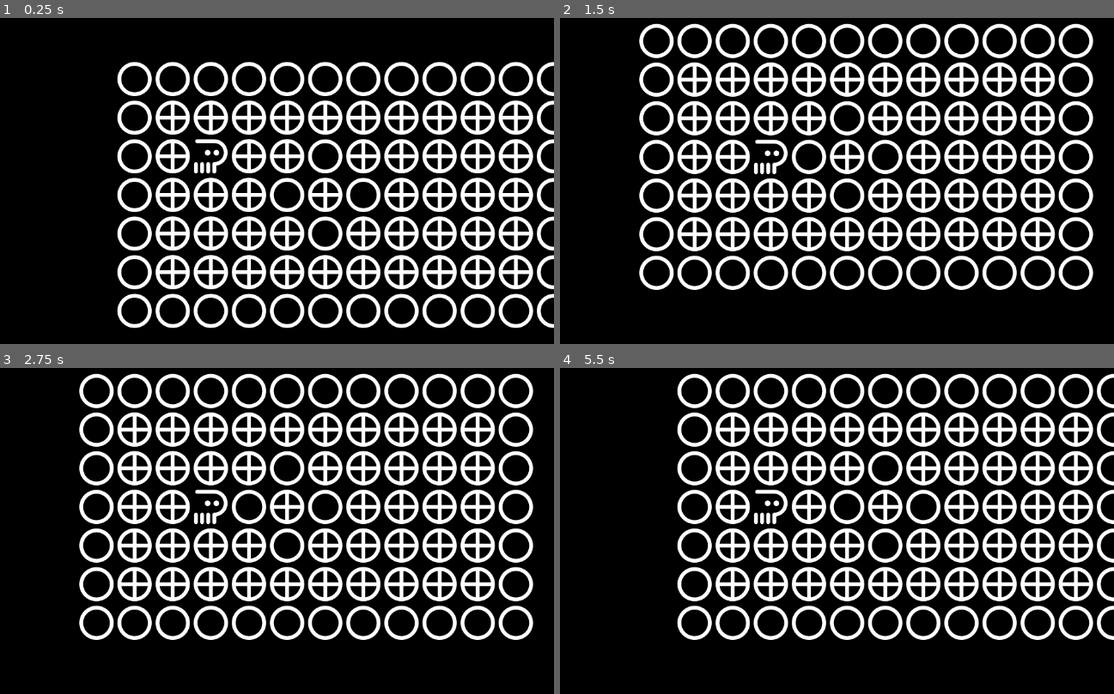
Above: before the commit, frames 1-4 (two rows, left to right).
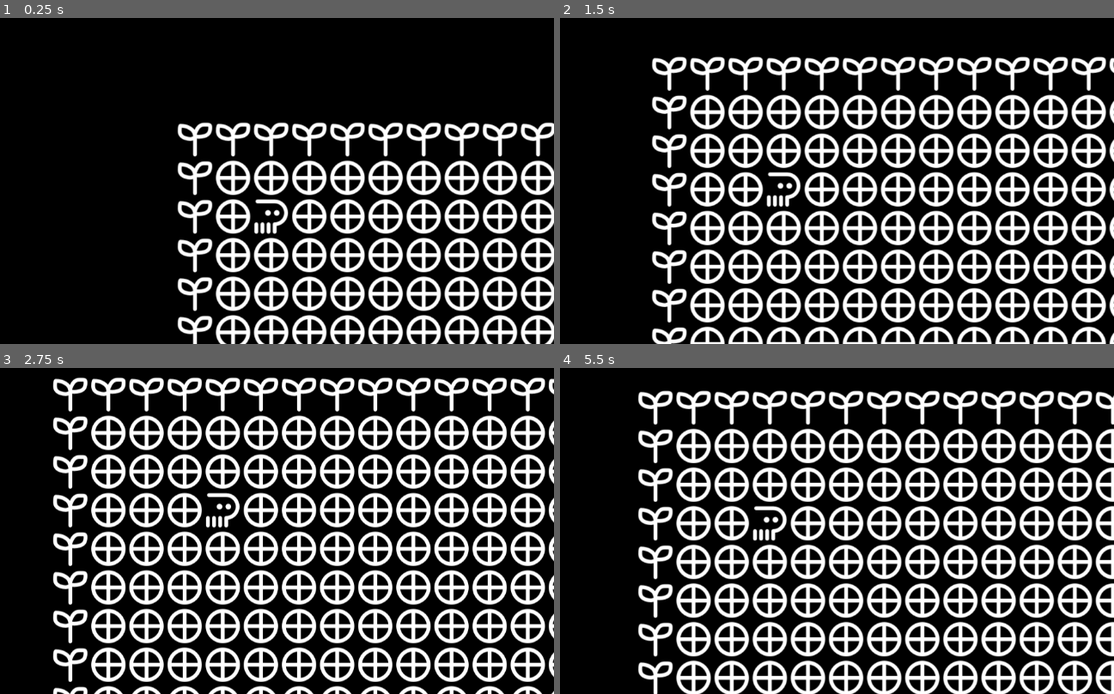
Above: after the commit, the same moments.

Repository: samgcode/text-based-jam-2026
Game: Godot game, scene res://game.tscn
Same seed, same stepped clock (60 frames per second), same inputs: the game is played once before the commit and once after it.
Inputs:
- Up to frame 1 (0.25 s): no input
- Up to frame 2 (1.5 s): hold Right (right) 0.53-1.28 s; hold Down (down) from 1.28 s (still down)
- Up to frame 3 (2.75 s): release Down (down) at 2.03 s; hold Right (right) from 2.03 s (still down)
- Up to frame 4 (5.5 s): release Right (right) at 2.78 s; hold Up (up) 2.78-3.53 s; hold Left (left) 3.53-5.03 s; hold Down (down) from 5.03 s (still down)

The runs differ from the first frame. In frame 1, 35% of the frame differs, in the area x 21-100%, y 13-100%; in frame 2, 45%; in frame 3, 46%; in frame 4, 46%, in the area x 14-100%, y 1-100%.

Commit message:
map parser
+ add map file parser
# read map from file

Diff:
--- a/game.gd
+++ b/game.gd
@@ -1,34 +1,37 @@
 extends Node2D
+
+@export
+var camera_smoothing: float = 0.03
 
 const UP = "up"
 const DOWN = "down"
 const LEFT = "left"
 const RIGHT = "right"
 
-const GROUND = "ma"
-const PLAYER = "soweli"
+var types = {}
 
-const init_map = [
-	[1,1,1,1,1,1,1,1,1,1,1,1],
-	[1,0,0,0,0,0,0,0,0,0,0,1],
-	[1,0,0,0,0,1,0,0,0,0,0,1],
-	[1,0,0,0,1,0,1,0,0,0,0,1],
-	[1,0,0,0,0,1,0,0,0,0,0,1],
-	[1,0,0,0,0,0,0,0,0,0,0,1],
-	[1,1,1,1,1,1,1,1,1,1,1,1],
-]
+var init_map;
+var map;
+var map_height;
+var map_width;
 
-var map = init_map.duplicate(true)
-var map_height = map.size()
-var map_width = map[0].size()
+var player;
 
 var player_pos: Vector2 = Vector2(2, 2)
+var camera_target: Vector2 = Vector2(0, 0)
 
 # Called when the node enters the scene tree for the first time.
 func _ready() -> void:
-	map[player_pos.y][player_pos.x] = 2
-	reset_map()
+	var map_data = read_files.load_map("res://map.txt")
+	types = map_data["types"]
+	init_map = map_data["map"]
+	map = init_map.duplicate(true)
+	map_height = map.size()
+	map_width = map[0].size()
+	player = map_data["player"]
 
+	map[player_pos.y][player_pos.x] = player
+	update_map()
 
 # Called every frame. 'delta' is the elapsed time since the previous frame.
 func _process(delta: float) -> void:
@@ -43,27 +46,27 @@
 		input_dir.x = 1
 	update_player(input_dir)
 
+	$Camera.position = lerp($Camera.position, camera_target, camera_smoothing)
+
 func update_player(input_dir: Vector2):
 	map[player_pos.y][player_pos.x] = init_map[player_pos.y][player_pos.x]
 	player_pos += input_dir
 	if map[player_pos.y][player_pos.x] != 0:
 		player_pos -= input_dir
-	$Camera.position = player_pos * 64 + Vector2(32, 32)
-	map[player_pos.y][player_pos.x] = 2
-	reset_map()
+	camera_target = player_pos * 64 + Vector2(32, 32)
+	map[player_pos.y][player_pos.x] = player
+	update_map()
 
-func reset_map():
+func update_map():
 	var map_text: String = ""
 	for row in range(0, map.size()):
 		for col in range(0, map[row].size()):
-			var item = map[row][col]
-			match item:
-				0: map_text += GROUND
-				1: map_text += "ijo"
-				2: map_text += PLAYER
-				_:
-					map_text += "seme"
-					print("Symbol %s not defined at row %s, col %s" % [item, row, col])
+			var tile = map[row][col]
+			if types.has(tile):
+				map_text += types[tile]
+			else:
+				map_text += "seme"
+				print("Symbol %s not defined at row %s, col %s" % [tile, row, col])
 			map_text += "|"
 		map_text += "\n"
 
--- a/project.godot
+++ b/project.godot
@@ -14,6 +14,10 @@
 run/main_scene="uid://d0x6vqps3uwcf"
 config/features=PackedStringArray("4.5", "Forward Plus")
 config/icon="res://icon.svg"
+
+[autoload]
+
+read_files="*res://read_files.gd"
 
 [input]
 
--- /dev/null
+++ b/read_files.gd
@@ -0,0 +1,73 @@
+extends Node
+
+func load_map(path: String) -> Dictionary:
+	var file = FileAccess.open(path, FileAccess.READ)
+	var content = file.get_as_text()
+	var lines = content.split('\n');
+
+	var types_start
+	var types_end
+	var map_start
+	var map_end
+	var properties = []
+	for i in range(0, lines.size()):
+		var line = lines[i]
+		line = replace_regex(line, r'\/\/.*', "") # remove comments
+		line = replace_regex(line, r'[ \t]', "") # remove whitespace
+		lines[i] = line
+
+		match line:
+			"types:": types_start = i + 1
+			"/types": types_end = i
+			"map:": map_start = i + 1
+			"/map": map_end = i
+			"": continue
+			_: properties.append(i)
+
+
+	var types = {}
+	for i in range(types_start, types_end):
+		var line = split_regex(lines[i], r'=')
+		if !line[0].is_valid_int():
+			print("ERROR: non number value in map")
+		else:
+			types[line[0].to_int()] = line[1]
+
+	var map = []
+	for i in range(map_start, map_end):
+		var line = lines[i].bigrams()
+		map.append([])
+		var y = i - map_start
+		for x in range(0, line.size()):
+			var tile = line[x]
+			if x % 2 == 0:
+				if !tile.is_valid_int():
+					print("ERROR: non number value in map")
+				else:
+					map[y].append(tile.to_int())
+
+	var player
+	for i in properties:
+		if range(types_start, types_end).has(i) || range(map_start, map_end).has(i): continue
+		var line = lines[i].split(":")
+		match line[0]:
+			"player": player = line[1].to_int()
+			_: print("Property %s not defined" % line[0])
+
+	return {
+		"map": map,
+		"types": types,
+		"player": player,
+	}
+
+# https://regexr.com/ (use PCRE engine)
+func replace_regex(string: String, regex: String, replacement: String) -> String:
+	var regex_ = RegEx.create_from_string(regex)
+	var string_ = string
+	for result in regex_.search_all(string):
+		string_ = string_.replace(result.get_string(), replacement)
+	return string_
+
+func split_regex(string: String, regex: String) -> Array:
+	var string_ = replace_regex(string, regex, 'ඞ')
+	return string_.split('ඞ')
Not shown, added: map.txt
Not shown, added: read_files.gd.uid
Not shown, removed: map.toki
